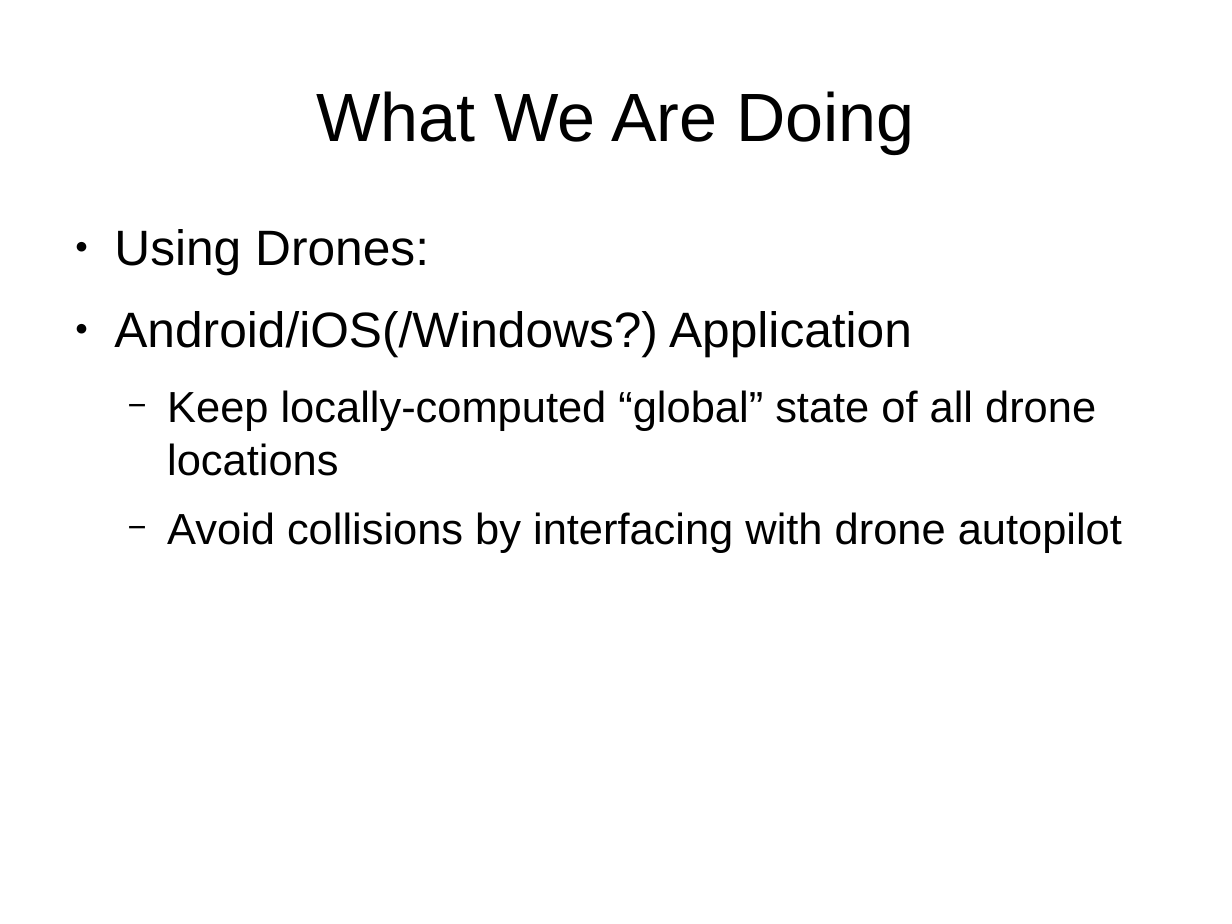
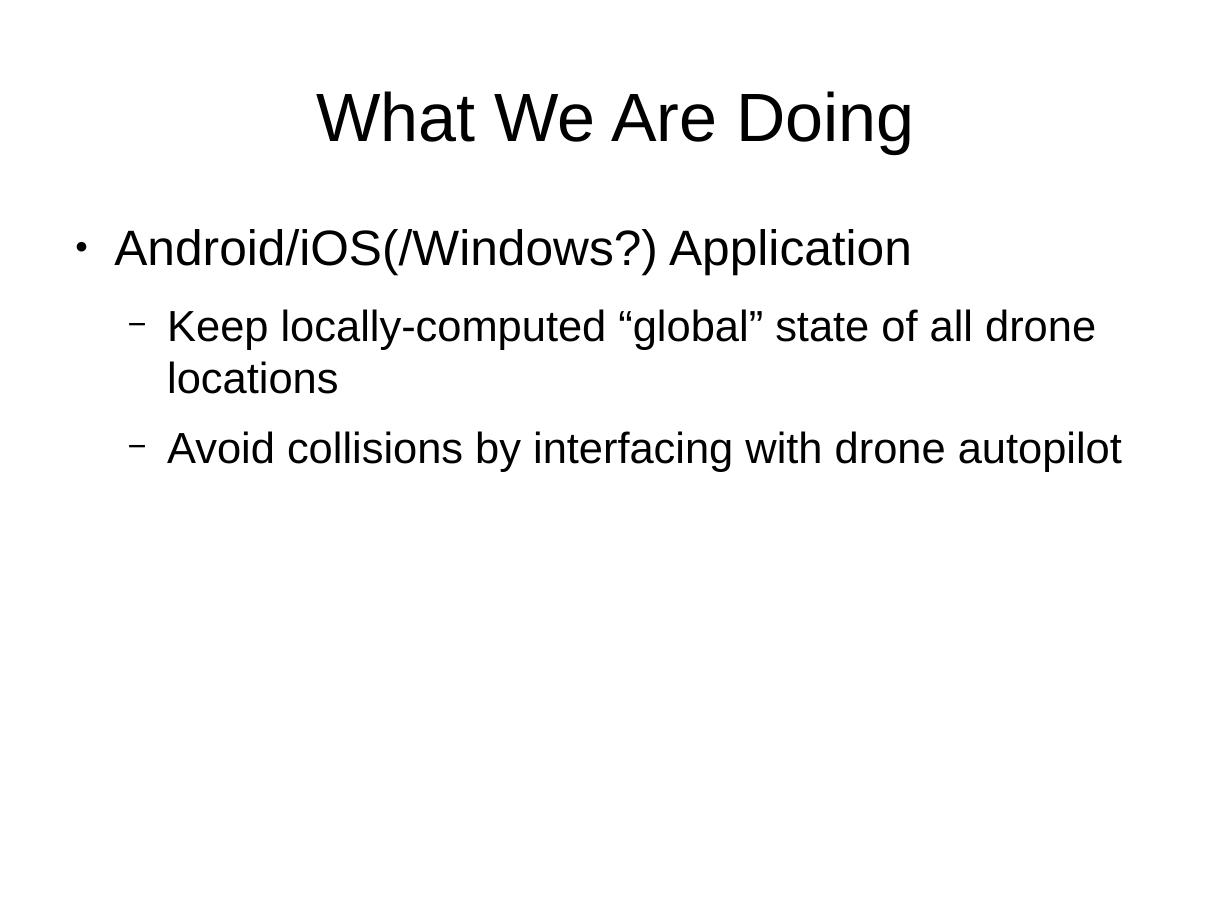
Before and after one commit to andrewazores/Capstone, a slide deck: slide 7 of documentation/problem_statement_presentation.odp. Drawn at 1232x924 pixels with LibreOffice and Linux fonts; fonts in the diff are those of the drawing. Boxes give left, top, right and bottom in pixels: in the first picture for what was removed or moved away, otherwise in the second. Text is boxed around its words. In the diff, an @@ line names an element or a change of style, - is before the commit and + after.

Commit message:
Edit Problem Statement
changed presentation to focus more on the algorithm instead of the application
added skynet picture
added further explanation of what we are actually doing

```diff
--- a/documentation/problem_statement_presentation.odp
+++ b/documentation/problem_statement_presentation.odp
@@ text at bbox=[114, 229, 429, 275]: paragraph removed @@
-● Using Drones:
```
Also in this commit, not shown: 3 other slides changed, 4 slides added, 3 slides removed.
